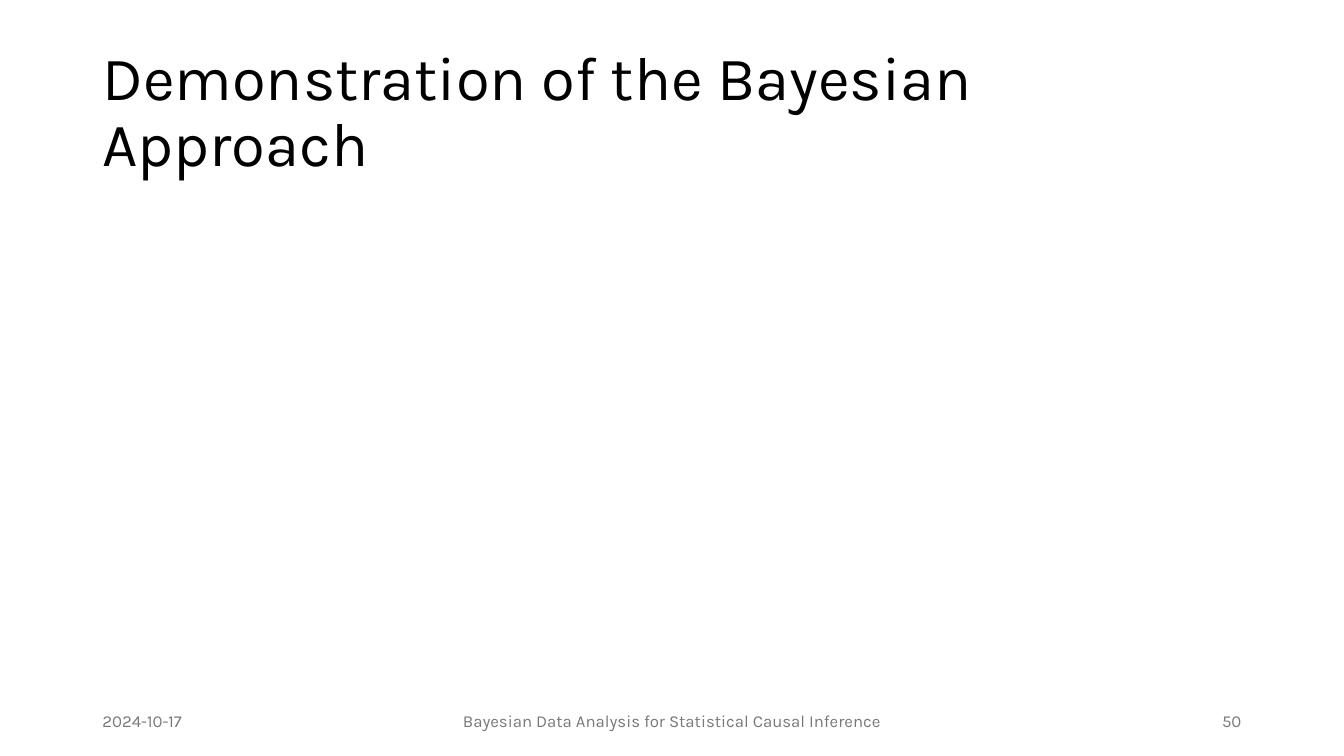
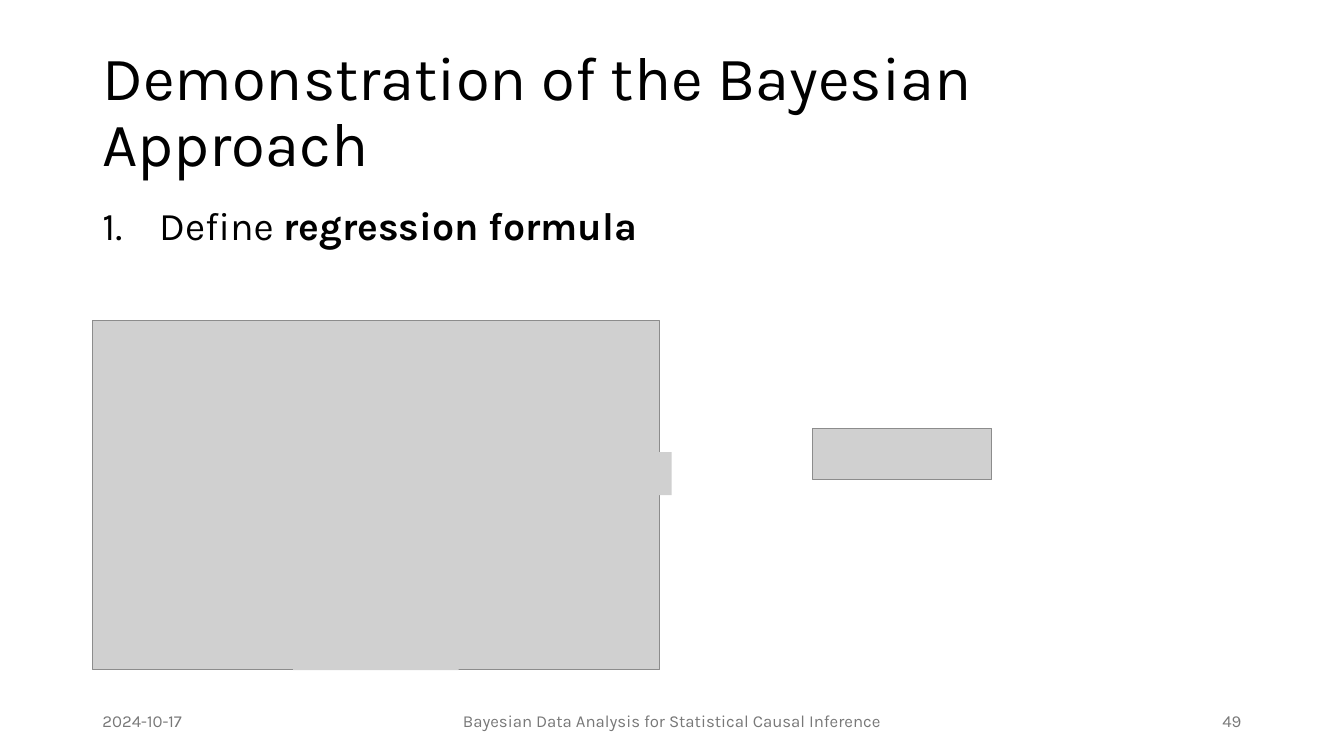
Before and after one commit to JulianFrattini/bda4sci, a slide deck: slide 49 of slides/singular/bda4sci.pptx (slide 50 before the commit). Drawn at 1344x756 pixels with LibreOffice and Linux fonts; fonts in the diff are those of the drawing; grey boxes stand for pictures. Boxes give left, top, right and bottom in pixels: in the first picture for what was removed or moved away, otherwise in the second. Text is boxed around its words. In the diff, an @@ line names an element or a change of style, - is before the commit and + after.

```diff
--- a/slides/singular/bda4sci.pptx
+++ b/slides/singular/bda4sci.pptx
@@ text added at <box>159,212,637,250</box>, 28 pt, text #000000, bold @@
+1. Define regression formula
@@ picture added at <box>93,321,660,670</box> @@
@@ picture added at <box>813,429,992,480</box> @@
@@ picture added at <box>137,453,289,493</box> @@
@@ picture added at <box>519,453,671,496</box> @@
@@ picture added at <box>293,627,459,670</box> @@
@@ page number at <box>1222,716,1241,727</box>: text changed @@
-50
+49
```
Also in this commit, not shown: 10 other slides changed, 4 slides added.
